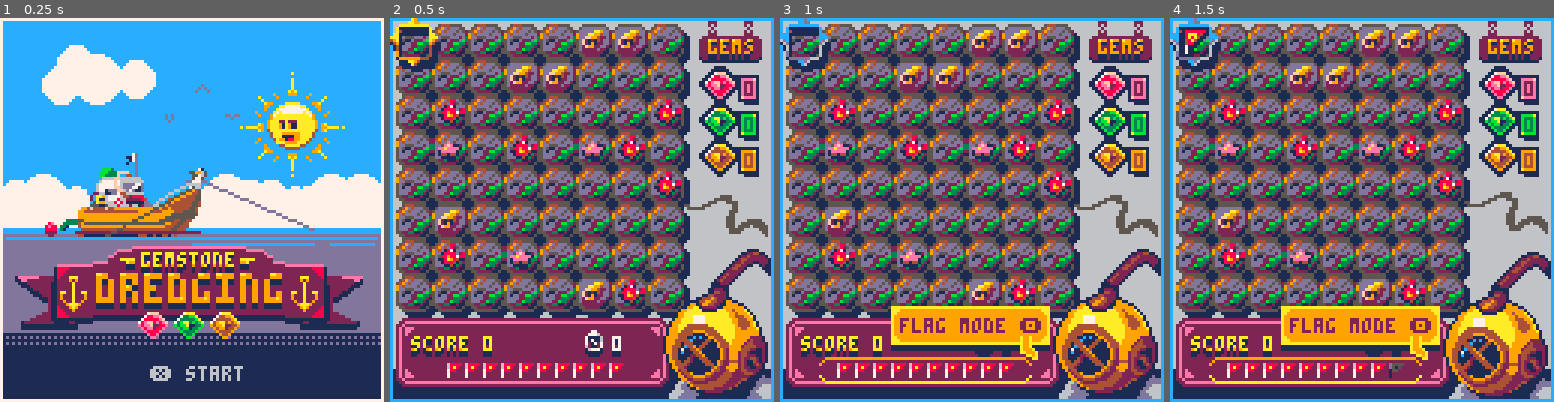
Above: before the commit, frames 1-4 (left to right).
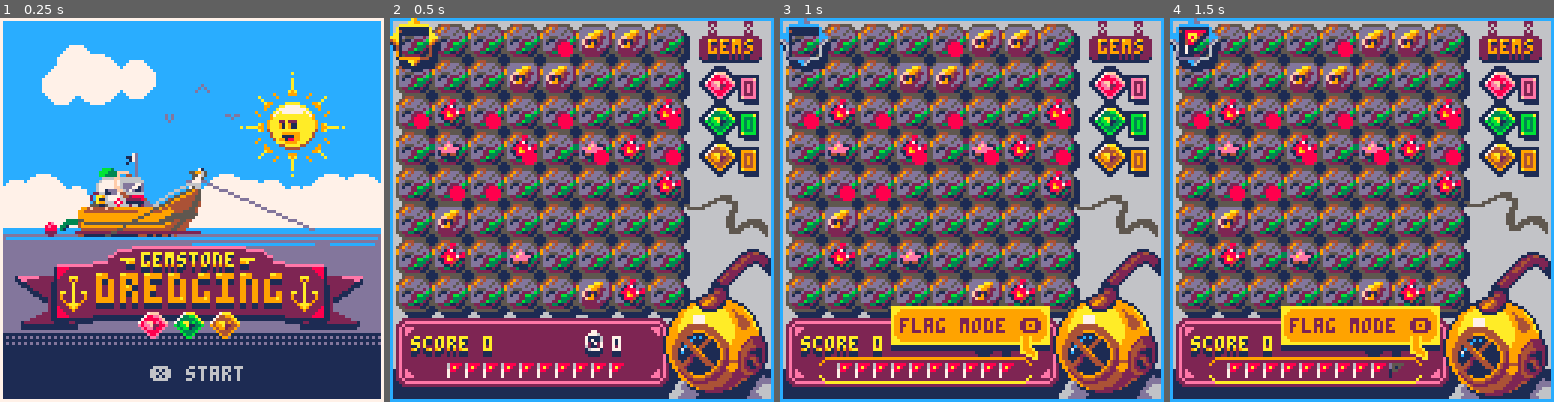
Above: after the commit, the same moments.

Repository: TheSailor1/PICO-8
Game: PICO-8 cartridge gem/gem.p8
Two runs of this game, one before a commit and one after it. Both use one fixed random seed, a clock stepped at 60 frames per second and the inputs below.
Inputs:
- Up to frame 1 (0.25 s): no input
- Up to frame 2 (0.5 s): tap X (X key) at 0.33 s
- Up to frame 3 (1 s): tap O (Z key) at 0.7 s
- Up to frame 4 (1.5 s): tap X (X key) at 1.07 s

Frame 1 is identical in both runs. In frame 2, 1.3% of the frame differs, in the area x 6-76%, y 6-48%; in frame 3, 1.3%; in frame 4, 1.3%.

Commit message:
Win screen

Diff:
--- a/gem/gem.p8
+++ b/gem/gem.p8
@@ -28,7 +28,7 @@
 	debug={}
 
 	--★
-	showmines=false
+	showmines=true
 	showgems=false
 end
 
@@ -865,9 +865,45 @@
 end
 
 function drw_win()
-	rectfill(0,30,127,90,11)
-	print("you won!",32,32,7)
-	print("traps found: "..flagtiles,32,62,7)
+	--top
+	rectfill(0,14,127,35,9)
+	line(0,14,127,14,10)
+
+	rectfill(13,17,29,32,7)
+	rectfill(6,17,11,32,7)
+	rectfill(2,17,4,32,4)
+
+	rectfill(98,17,114,32,7)
+	rectfill(116,17,121,32,7)
+	rectfill(123,17,125,32,4)
+
+	rect(31,17,96,32,7)
+	print("\^t\^wcleared!",34,20,7)
+
+	line(0,35,127,35,4)
+
+	--bonus
+	rectfill(0,36,127,69,9)
+	line(0,36,127,36,10)
+	line(0,69,127,69,4)
+
+	--divider
+	rectfill(0,70,127,74,9)
+--	line(0,70,127,70,10)
+--	line(0,73,127,73,10)
+	line(0,74,127,74,4)
+	fillp(0xcc33)
+	rectfill(0,70,127,73,148)
+	fillp()
+
+	--points
+	rectfill(0,75,127,88,9)
+	line(0,89,127,89,4)
+	rectfill(0,90,127,92,1)
+
+	--frame
+	rect(0,0,127,127,10)
+	rect(1,1,126,126,9)
 end
 
 function upd_win()
